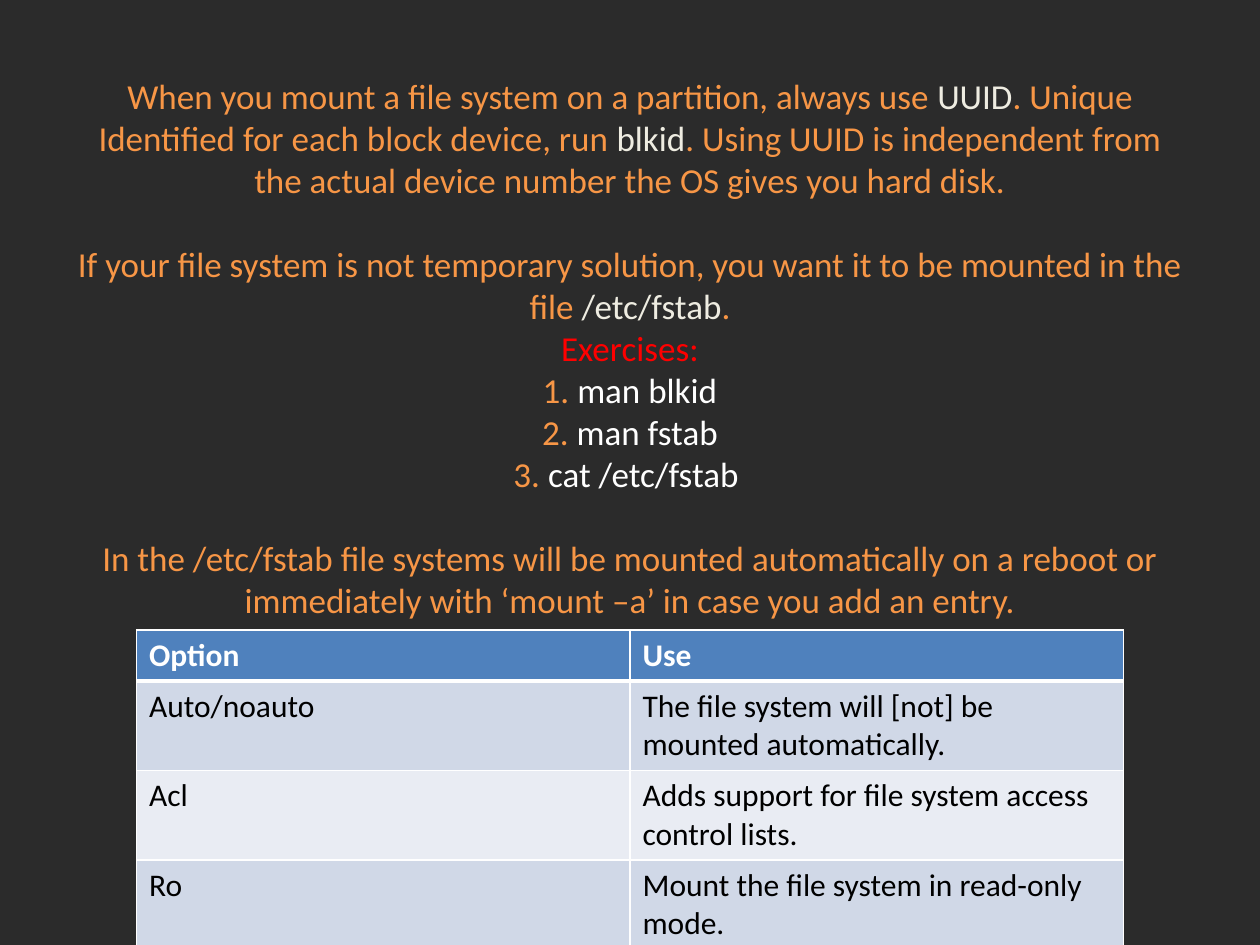
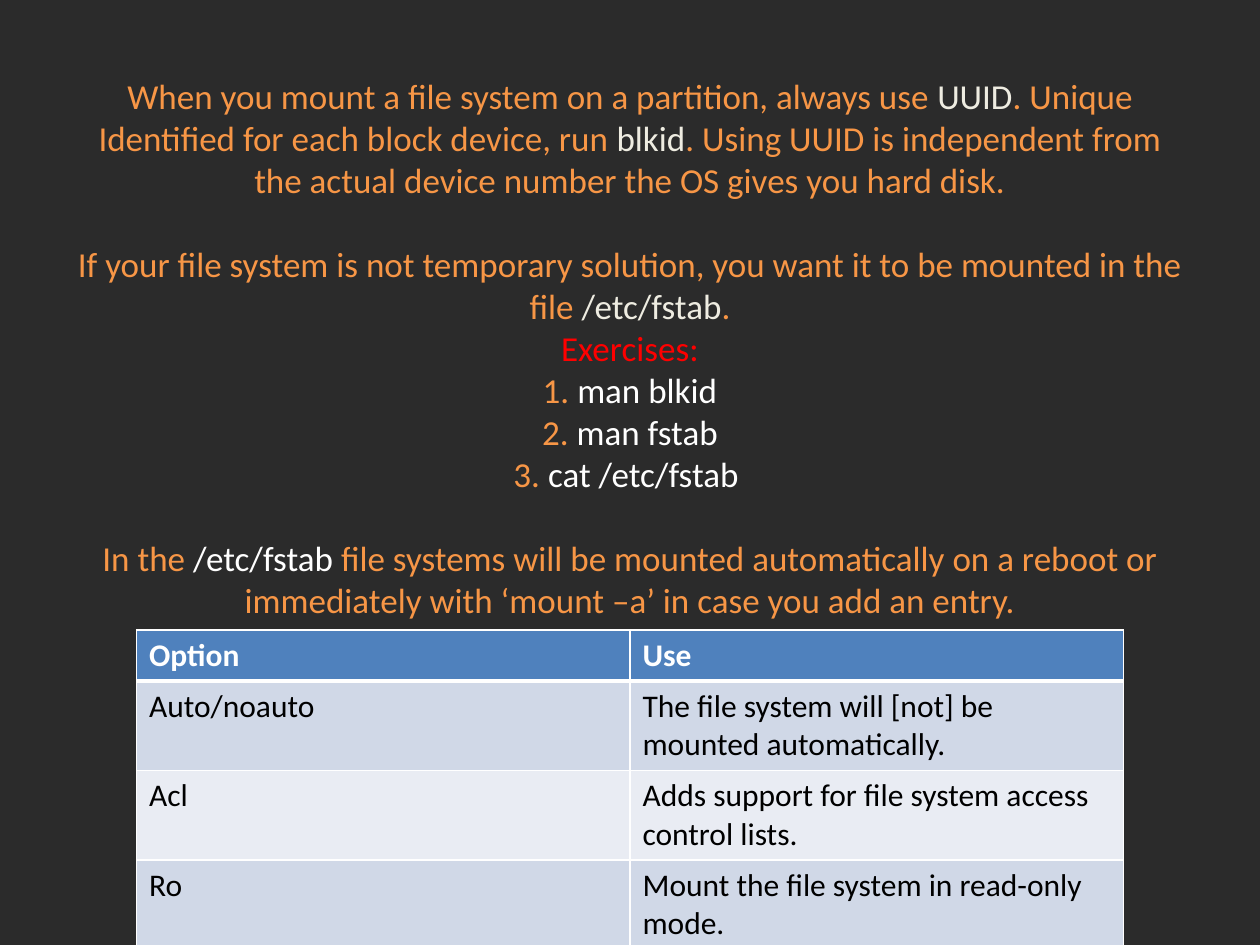
Before and after one commit to Academy-Soft-Intellect/Linux-Course, a slide deck: slide 7 of 08.Partitions_And_LVM_And_Filesystems/08-PartitionsLVMFileSystems.pptx. Drawn at 1260x945 pixels with LibreOffice and Linux fonts; fonts in the diff are those of the drawing; background and template pictures are left out; a plain dark background stands for a picture behind light text. Boxes give left, top, right and bottom in pixels: in the first picture for what was removed or moved away, otherwise in the second. Text is boxed around its words. In the diff, an @@ line names an element or a change of style, - is before the commit and + after.

```diff
--- a/08.Partitions_And_LVM_And_Filesystems/08-PartitionsLVMFileSystems.pptx
+++ b/08.Partitions_And_LVM_And_Filesystems/08-PartitionsLVMFileSystems.pptx
@@ title "When you mount a file ..." at (x1=78, y1=84, x2=1181, y2=619): text colour #F79646 to #FFFFFF in "/etc/fstab" @@
```
Also in this commit, not shown: 2 other slides changed.
